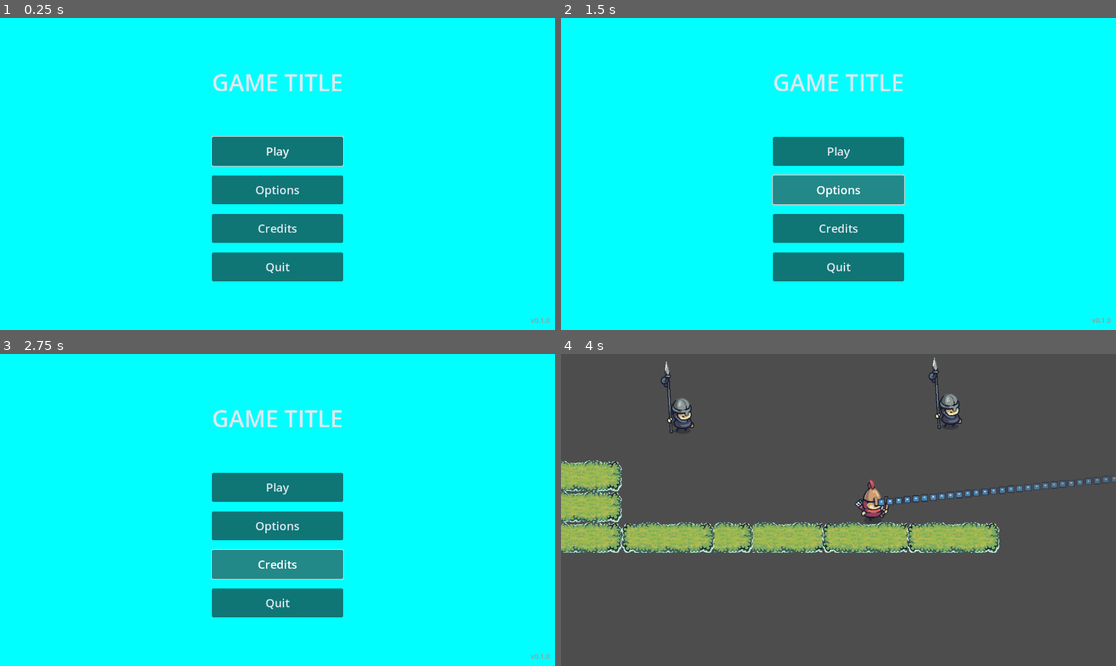
Above: before the commit, frames 1-4 (two rows, left to right).
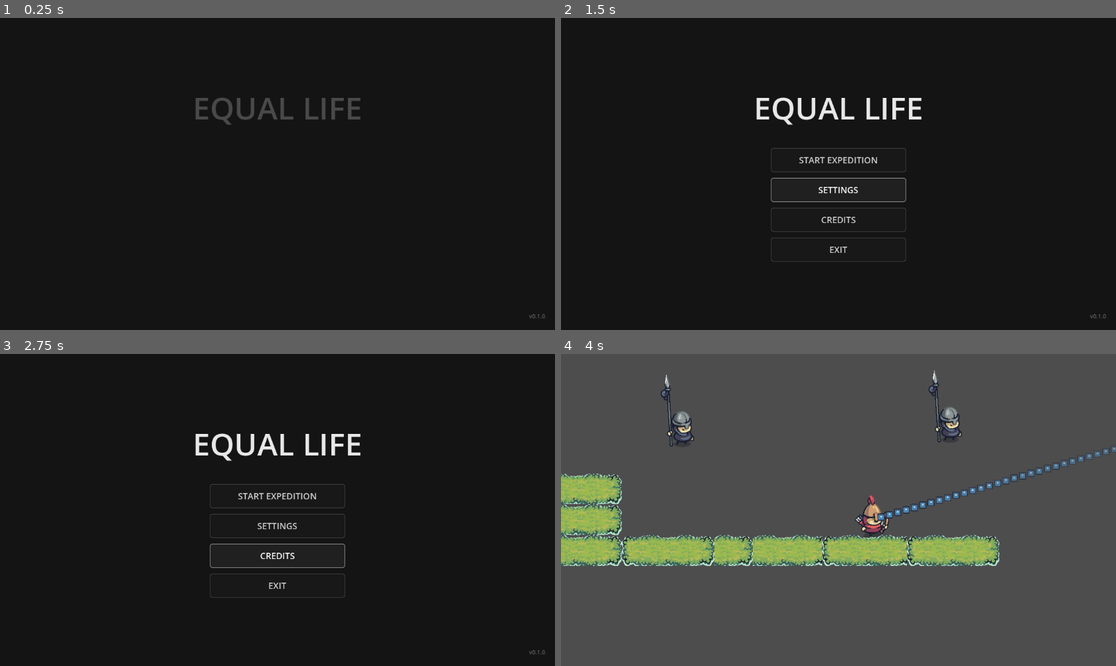
Above: after the commit, the same moments.

Repository: mahir-mahtab/game-jam-26
Game: Godot game, scene res://src/ui/main_menu.tscn
Same seed, same stepped clock (60 frames per second), same inputs: the game is played once before the commit and once after it. The engine's default icon, where the game draws it, is replaced by a stand-in: a white triangle on a blue panel in a dark square.
Inputs (mouse positions are in pixels of both pictures, inside the frame that each line leads up to):
- Up to frame 1 (0.25 s): no input
- Up to frame 2 (1.5 s): click (838, 189) at 0.5 s, where only the run before the commit has a clickable "Options"; click "Options" (after the commit: "SETTINGS") at 1.25 s
- Up to frame 3 (2.75 s): click "Credits" (after the commit: "CREDITS") at 2 s
- Up to frame 4 (4 s): click "Play" (after the commit: "START EXPEDITION") at 2.75 s; move the mouse to (960, 494) at 3.52 s; hold Right (ui_right) from 3.53 s (still down); click (960, 494) at 3.67 s

The runs differ from the first frame. In frame 1, 100% of the frame differs, in the area x 0-100%, y 0-100%; in frame 2, 100%; in frame 3, 100%; in frame 4, 13%.

Commit message:
pefect movement implememtation

Diff:
--- a/src/entities/player/player.gd
+++ b/src/entities/player/player.gd
@@ -79,8 +79,7 @@
 
 	if stuck_to != null:
 		velocity = Vector2.ZERO
-		var center_offset = Vector2(0, -35)
-		global_position = (stuck_to.global_position + stuck_offset) - center_offset
+		global_position = stuck_to.global_position + stuck_offset
 		return
 
 	if projectile_active:
@@ -149,9 +148,7 @@
 func stick_to_prey(prey_node: Node2D) -> void:
 	projectile_active = false
 	stuck_to = prey_node
-	# Use the same -35 vertical offset for consistent sticking at center
-	var center_offset = Vector2(0, -35)
-	stuck_offset = (global_position + center_offset) - prey_node.global_position
+	stuck_offset = global_position - prey_node.global_position
 	velocity = Vector2.ZERO
 	# 2. Access the PREY'S shape (if you actually want the prey to stop colliding)
 	var prey_shape = prey_node.get_node_or_null("CollisionShape2D")
@@ -172,9 +169,8 @@
 			dot.visible = false
 		return
 
-	# Start from player's center (relative to the player node)
-	var start_local_pos = Vector2(0, -35)
-	var start_global_pos = global_position + start_local_pos
+	# Start from player's center
+	var start_global_pos = global_position
 
 	var mouse_pos = get_global_mouse_position()
 	var ray_direction = (mouse_pos - start_global_pos).normalized()
@@ -225,9 +221,7 @@
 
 	# Make tongue visible and initialize it
 	if tongue_line:
-		# Start from player's center offset used in trajectory dots
-		var start_local_pos = Vector2(0, -35)
-		tongue_line.position = start_local_pos
+		tongue_line.position = Vector2.ZERO
 
 		tongue_line.visible = true
 		tongue_line.clear_points()
@@ -239,8 +233,7 @@
 	if not tongue_active or not tongue_line:
 		return
 
-	var start_local_pos = Vector2(0, -35)
-	var start_global_pos = global_position + start_local_pos
+	var start_global_pos = global_position
 
 	if tongue_extending:
 		# Extend tongue outward
@@ -314,8 +307,7 @@
 	if caught_prey == null or not tongue_retracting:
 		return
 
-	var start_local_pos = Vector2(0, -35)
-	var start_global_pos = global_position + start_local_pos
+	var start_global_pos = global_position
 
 	# Calculate target position (tongue tip in global coordinates)
 	var tongue_tip_global = start_global_pos + (tongue_direction * tongue_current_length)
@@ -347,8 +339,7 @@
 			prey.set_pulled_state(false)
 
 		# Place prey at tongue start position (player center) for immediate sticking
-		var start_local_pos = Vector2(0, -35)
-		prey.global_position = global_position + start_local_pos
+		prey.global_position = global_position
 
 		# Use existing sticking logic to attach player to prey
 		stick_to_prey(prey)
--- a/src/entities/player/player.tscn
+++ b/src/entities/player/player.tscn
@@ -89,21 +89,19 @@
 }]
 
 [sub_resource type="CapsuleShape2D" id="CapsuleShape2D_4f0qm"]
-radius = 19.0
-height = 70.0
+radius = 24.0
+height = 64.0
 
 [node name="CharacterBody2D" type="CharacterBody2D"]
 script = ExtResource("1_vt6n5")
 
 [node name="AnimatedSprite2D" type="AnimatedSprite2D" parent="."]
-position = Vector2(0, -33)
 scale = Vector2(1, 1.03125)
 sprite_frames = SubResource("SpriteFrames_eb65w")
 animation = &"run"
 autoplay = "idle"
 
 [node name="CollisionShape2D" type="CollisionShape2D" parent="."]
-position = Vector2(6, -35)
 shape = SubResource("CapsuleShape2D_4f0qm")
 
 [node name="TrajectoryDots" type="Node2D" parent="."]
--- a/src/ui/main_menu.gd
+++ b/src/ui/main_menu.gd
@@ -6,14 +6,23 @@
 # Path to your main game scene (update this when you create it)
 const GAME_SCENE_PATH = "res://src/ui/gam/game.tscn"
 
-@onready var play_button = $CenterContainer/VBoxContainer/PlayButton
-@onready var options_button = $CenterContainer/VBoxContainer/OptionsButton
-@onready var credits_button = $CenterContainer/VBoxContainer/CreditsButton
-@onready var quit_button = $CenterContainer/VBoxContainer/QuitButton
-
+@onready var menu_options = $MarginContainer/VBoxContainer/MenuOptions
+@onready var play_button = $MarginContainer/VBoxContainer/MenuOptions/PlayButton
+@onready var options_button = $MarginContainer/VBoxContainer/MenuOptions/OptionsButton
+@onready var credits_button = $MarginContainer/VBoxContainer/MenuOptions/CreditsButton
+@onready var quit_button = $MarginContainer/VBoxContainer/MenuOptions/QuitButton
 
 func _ready():
-	# Focus the play button by default for keyboard/gamepad navigation
+	# Initial state for animation
+	menu_options.modulate.a = 0
+	$MarginContainer/VBoxContainer/TitleLabel.modulate.a = 0
+
+	# Simple fade-in animation using Tween
+	var tween = create_tween()
+	tween.set_parallel(true)
+	tween.tween_property($MarginContainer/VBoxContainer/TitleLabel, "modulate:a", 1.0, 1.0)
+	tween.tween_property(menu_options, "modulate:a", 1.0, 1.0).set_delay(0.5)
+
 	play_button.grab_focus()
 
 	# Hide quit button on web builds
--- a/src/ui/main_menu.tscn
+++ b/src/ui/main_menu.tscn
@@ -1,6 +1,44 @@
-[gd_scene load_steps=2 format=3 uid="uid://dxpy6m1oawcb7"]
+[gd_scene load_steps=6 format=3 uid="uid://dxpy6m1oawcb7"]
 
 [ext_resource type="Script" uid="uid://devxbh2ka7veq" path="res://src/ui/main_menu.gd" id="1_j3wvn"]
+
+[sub_resource type="StyleBoxFlat" id="StyleBoxFlat_normal"]
+bg_color = Color(0.12, 0.12, 0.12, 0.4)
+border_width_left = 1
+border_width_top = 1
+border_width_right = 1
+border_width_bottom = 1
+border_color = Color(1, 1, 1, 0.2)
+corner_radius_top_left = 4
+corner_radius_top_right = 4
+corner_radius_bottom_right = 4
+corner_radius_bottom_left = 4
+
+[sub_resource type="StyleBoxFlat" id="StyleBoxFlat_pressed"]
+bg_color = Color(1, 1, 1, 0.1)
+border_width_left = 1
+border_width_top = 1
+border_width_right = 1
+border_width_bottom = 1
+border_color = Color(1, 1, 1, 0.8)
+corner_radius_top_left = 4
+corner_radius_top_right = 4
+corner_radius_bottom_right = 4
+corner_radius_bottom_left = 4
+
+[sub_resource type="StyleBoxFlat" id="StyleBoxFlat_hover"]
+bg_color = Color(1, 1, 1, 0.05)
+border_width_left = 1
+border_width_top = 1
+border_width_right = 1
+border_width_bottom = 1
+border_color = Color(1, 1, 1, 0.6)
+corner_radius_top_left = 4
+corner_radius_top_right = 4
+corner_radius_bottom_right = 4
+corner_radius_bottom_left = 4
+
+[sub_resource type="StyleBoxEmpty" id="StyleBoxEmpty_focus"]
 
 [node name="MainMenu" type="Control"]
 layout_mode = 3
@@ -18,64 +56,86 @@
 anchor_bottom = 1.0
 grow_horizontal = 2
 grow_vertical = 2
-color = Color(0, 1, 1, 1)
+color = Color(0.08, 0.08, 0.08, 1)
 
-[node name="Parallax2D" type="Parallax2D" parent="Background"]
-
-[node name="CenterContainer" type="CenterContainer" parent="."]
+[node name="MarginContainer" type="MarginContainer" parent="."]
 layout_mode = 1
 anchors_preset = 15
 anchor_right = 1.0
 anchor_bottom = 1.0
 grow_horizontal = 2
 grow_vertical = 2
+theme_override_constants/margin_left = 60
+theme_override_constants/margin_top = 60
+theme_override_constants/margin_right = 60
+theme_override_constants/margin_bottom = 60
 
-[node name="VBoxContainer" type="VBoxContainer" parent="CenterContainer"]
+[node name="VBoxContainer" type="VBoxContainer" parent="MarginContainer"]
 layout_mode = 2
-theme_override_constants/separation = 20
+theme_override_constants/separation = 40
+alignment = 1
 
-[node name="TitleLabel" type="Label" parent="CenterContainer/VBoxContainer"]
+[node name="TitleLabel" type="Label" parent="MarginContainer/VBoxContainer"]
 layout_mode = 2
-theme_override_colors/font_color = Color(0.878431, 0.909804, 0.941176, 1)
-theme_override_font_sizes/font_size = 48
-text = "GAME TITLE"
+theme_override_colors/font_color = Color(1, 1, 1, 0.9)
+theme_override_font_sizes/font_size = 64
+text = "EQUAL LIFE"
 horizontal_alignment = 1
+vertical_alignment = 1
 
-[node name="Spacer" type="Control" parent="CenterContainer/VBoxContainer"]
-custom_minimum_size = Vector2(0, 40)
+[node name="MenuOptions" type="VBoxContainer" parent="MarginContainer/VBoxContainer"]
+custom_minimum_size = Vector2(280, 0)
 layout_mode = 2
+size_flags_horizontal = 4
+theme_override_constants/separation = 12
 
-[node name="PlayButton" type="Button" parent="CenterContainer/VBoxContainer"]
-custom_minimum_size = Vector2(250, 60)
+[node name="PlayButton" type="Button" parent="MarginContainer/VBoxContainer/MenuOptions"]
+custom_minimum_size = Vector2(0, 50)
 layout_mode = 2
-theme_override_colors/font_color = Color(0.878431, 0.909804, 0.941176, 1)
+theme_override_colors/font_color = Color(1, 1, 1, 0.8)
 theme_override_colors/font_hover_color = Color(1, 1, 1, 1)
-theme_override_font_sizes/font_size = 24
-text = "Play"
+theme_override_font_sizes/font_size = 18
+theme_override_styles/normal = SubResource("StyleBoxFlat_normal")
+theme_override_styles/pressed = SubResource("StyleBoxFlat_pressed")
+theme_override_styles/hover = SubResource("StyleBoxFlat_hover")
+theme_override_styles/focus = SubResource("StyleBoxEmpty_focus")
+text = "START EXPEDITION"
 
-[node name="OptionsButton" type="Button" parent="CenterContainer/VBoxContainer"]
-custom_minimum_size = Vector2(250, 60)
+[node name="OptionsButton" type="Button" parent="MarginContainer/VBoxContainer/MenuOptions"]
+custom_minimum_size = Vector2(0, 50)
 layout_mode = 2
-theme_override_colors/font_color = Color(0.878431, 0.909804, 0.941176, 1)
+theme_override_colors/font_color = Color(1, 1, 1, 0.8)
 theme_override_colors/font_hover_color = Color(1, 1, 1, 1)
-theme_override_font_sizes/font_size = 24
-text = "Options"
+theme_override_font_sizes/font_size = 18
+theme_override_styles/normal = SubResource("StyleBoxFlat_normal")
+theme_override_styles/pressed = SubResource("StyleBoxFlat_pressed")
+theme_override_styles/hover = SubResource("StyleBoxFlat_hover")
+theme_override_styles/focus = SubResource("StyleBoxEmpty_focus")
+text = "SETTINGS"
 
-[node name="CreditsButton" type="Button" parent="CenterContainer/VBoxContainer"]
-custom_minimum_size = Vector2(250, 60)
+[node name="CreditsButton" type="Button" parent="MarginContainer/VBoxContainer/MenuOptions"]
+custom_minimum_size = Vector2(0, 50)
 layout_mode = 2
-theme_override_colors/font_color = Color(0.878431, 0.909804, 0.941176, 1)
+theme_override_colors/font_color = Color(1, 1, 1, 0.8)
 theme_override_colors/font_hover_color = Color(1, 1, 1, 1)
-theme_override_font_sizes/font_size = 24
-text = "Credits"
+theme_override_font_sizes/font_size = 18
+theme_override_styles/normal = SubResource("StyleBoxFlat_normal")
+theme_override_styles/pressed = SubResource("StyleBoxFlat_pressed")
+theme_override_styles/hover = SubResource("StyleBoxFlat_hover")
+theme_override_styles/focus = SubResource("StyleBoxEmpty_focus")
+text = "CREDITS"
 
-[node name="QuitButton" type="Button" parent="CenterContainer/VBoxContainer"]
-custom_minimum_size = Vector2(250, 60)
+[node name="QuitButton" type="Button" parent="MarginContainer/VBoxContainer/MenuOptions"]
+custom_minimum_size = Vector2(0, 50)
 layout_mode = 2
-theme_override_colors/font_color = Color(0.878431, 0.909804, 0.941176, 1)
+theme_override_colors/font_color = Color(1, 1, 1, 0.8)
 theme_override_colors/font_hover_color = Color(1, 1, 1, 1)
-theme_override_font_sizes/font_size = 24
-text = "Quit"
+theme_override_font_sizes/font_size = 18
+theme_override_styles/normal = SubResource("StyleBoxFlat_normal")
+theme_override_styles/pressed = SubResource("StyleBoxFlat_pressed")
+theme_override_styles/hover = SubResource("StyleBoxFlat_hover")
+theme_override_styles/focus = SubResource("StyleBoxEmpty_focus")
+text = "EXIT"
 
 [node name="VersionLabel" type="Label" parent="."]
 layout_mode = 1
@@ -86,16 +146,14 @@
 anchor_bottom = 1.0
 offset_left = -100.0
 offset_top = -30.0
-offset_right = -10.0
-offset_bottom = -10.0
+offset_right = -20.0
+offset_bottom = -20.0
 grow_horizontal = 0
 grow_vertical = 0
-theme_override_colors/font_color = Color(0.6, 0.6, 0.6, 1)
-theme_override_font_sizes/font_size = 14
+theme_override_colors/font_color = Color(1, 1, 1, 0.3)
+theme_override_font_sizes/font_size = 12
 text = "v0.1.0"
 horizontal_alignment = 2
 
-[connection signal="pressed" from="CenterContainer/VBoxContainer/PlayButton" to="." method="_on_play_button_pressed"]
-[connection signal="pressed" from="CenterContainer/VBoxContainer/OptionsButton" to="." method="_on_options_button_pressed"]
-[connection signal="pressed" from="CenterContainer/VBoxContainer/CreditsButton" to="." method="_on_credits_button_pressed"]
-[connection signal="pressed" from="CenterContainer/VBoxContainer/QuitButton" to="." method="_on_quit_button_pressed"]
+[connection signal="pressed" from="MarginContainer/VBoxContainer/MenuOptions/PlayButton" to="." method="_on_play_button_pressed"]
+[connection signal="pressed" from="MarginContainer/VBoxContainer/MenuOptions/QuitButton" to="." method="_on_quit_button_pressed"]
